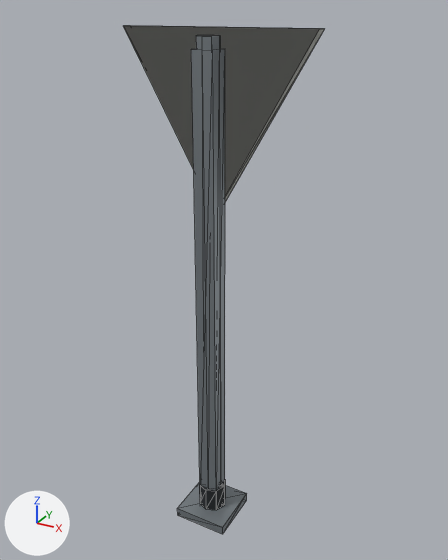
A saved change to the glTF model data/models/board/scenery/road/give-way-sign.glb.
One viewpoint serves both versions: a 50 mm camera at (3.72, -6.4, 7.09) aimed at (0.08, 0.21, 3.78). Every picture has the same lights, and +X, +Y and +Z are marked at lower left. The older version comes first. Mesh edges are drawn as thin lines. Where no turn or scale is listed for an object, it has been applied to the vertices. Vertices at exactly the same position are counted once.

The first picture shows 'give-way-sign', 'give-way-sign.001'.
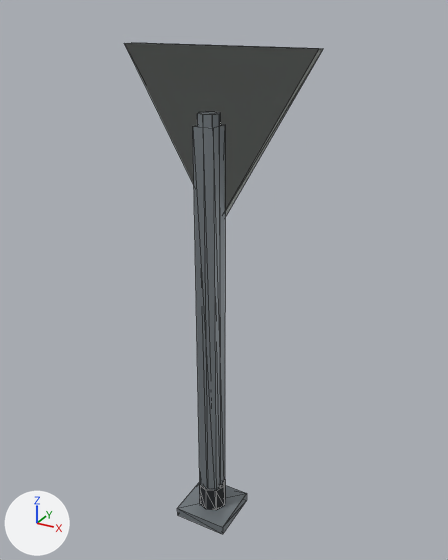
Commit message: Derive the one-way road signs from the STOP sign's GLB

Where the change shows, as pixel boxes (x1, y1, x2, y2) in the pictures (448 x 560 px; the box of a moved part takes in the faces that stretch with it):
'give-way-sign', reshaped: before (124, 26, 324, 534); after (125, 43, 323, 534)
'give-way-sign.001', reshaped: before (191, 49, 225, 491); after (193, 124, 225, 491)
part 1 of me_give_way_sign, moved or reshaped: before (124, 26, 324, 202); after (125, 43, 323, 217)
part 2 of me_give_way_sign, moved or reshaped: before (177, 35, 247, 534); after (177, 111, 247, 534)

Edits to the bpy script that builds the scene:
```text
Add img_road_give_way_face_png:
    img_road_give_way_face_png = load_image('road-give-way-face.png', '_unpacked/road-give-way-face.png', 128, 128, 'sRGB')
Add mat_give_way_face:
    mat_give_way_face = bpy.data.materials.new('give way face')
    # uses the picture img_road_give_way_face_png
Add mat_white:
    mat_white = bpy.data.materials.new('white')
    # nodes: BsdfPrincipled, Mix, OutputMaterial, VertexColor
    # colours: white #e5ebe5, mixed with the vertex colours
Change me_give_way_sign:
    used by ob_give_way_sign; location = (0.0, 0.0, 0.0)
    remove me_give_way_sign.from_pydata(...)  # 49 vertices, 77 faces; spans x -1.26..1.26, y -0.39..0.39, z 0.0..6.89
    add me_give_way_sign.from_pydata(...)  # 46 vertices, 76 faces; spans x -1.26..1.26, y -0.39..0.39, z 0.0..6.69
    me_give_way_sign part 1: the loose piece of 6 vertices spanning x -1.26..1.26, y 0.13..0.27, z 4.71..6.89 is moved by (0.0, 0.0, -0.2)
    me_give_way_sign part 2
    8 vertices are removed from x -0.14..0.14, y -0.14..0.14, z 6.8
    60 faces are deleted
    8 new vertices lie (0.0, 0.0, 5.82) away from vertices in x -0.14..0.14, y -0.14..0.14, z 0.14
    34 new faces join them, mat_metal
    26 new faces join them, mat_housing
    other edits to the shape of me_give_way_sign do not show in these pictures
    remove me_give_way_sign.materials.append(mat_sign_red)
    remove me_give_way_sign.materials.append(mat_sign_white)
    add me_give_way_sign.materials.append(mat_white)
    add me_give_way_sign.materials.append(mat_give_way_face)
Change me_give_way_sign_001:
    used by ob_give_way_sign_001; location = (0.0, 0.0, 0.0)
    remove me_give_way_sign_001.from_pydata(...)  # 17 vertices, 21 faces; spans x -1.26..1.26, y -0.14..0.28, z 0.0..6.89
    add me_give_way_sign_001.from_pydata(...)  # 14 vertices, 20 faces; spans x -1.26..1.26, y -0.14..0.27, z 0.0..6.69
    me_give_way_sign_001 part 3
    3 vertices are removed from x -0.14..0.14, y -0.14..0.14, z 6.66
    11 faces are deleted
    1 vertex moves from x -0.14, y 0.14, z 6.66 to x -0.14, y 0.14, z 5.82
    3 vertices are added at (-0.14, -0.14, 5.82), (0.14, 0.14, 5.82), (0.14, -0.14, 5.82)
    11 new faces join them, mat_metal
    other edits to the shape of me_give_way_sign_001 do not show in these pictures
    remove me_give_way_sign_001.materials.append(mat_sign_red)
    remove me_give_way_sign_001.materials.append(mat_sign_white)
    add me_give_way_sign_001.materials.append(mat_give_way_face)
```
